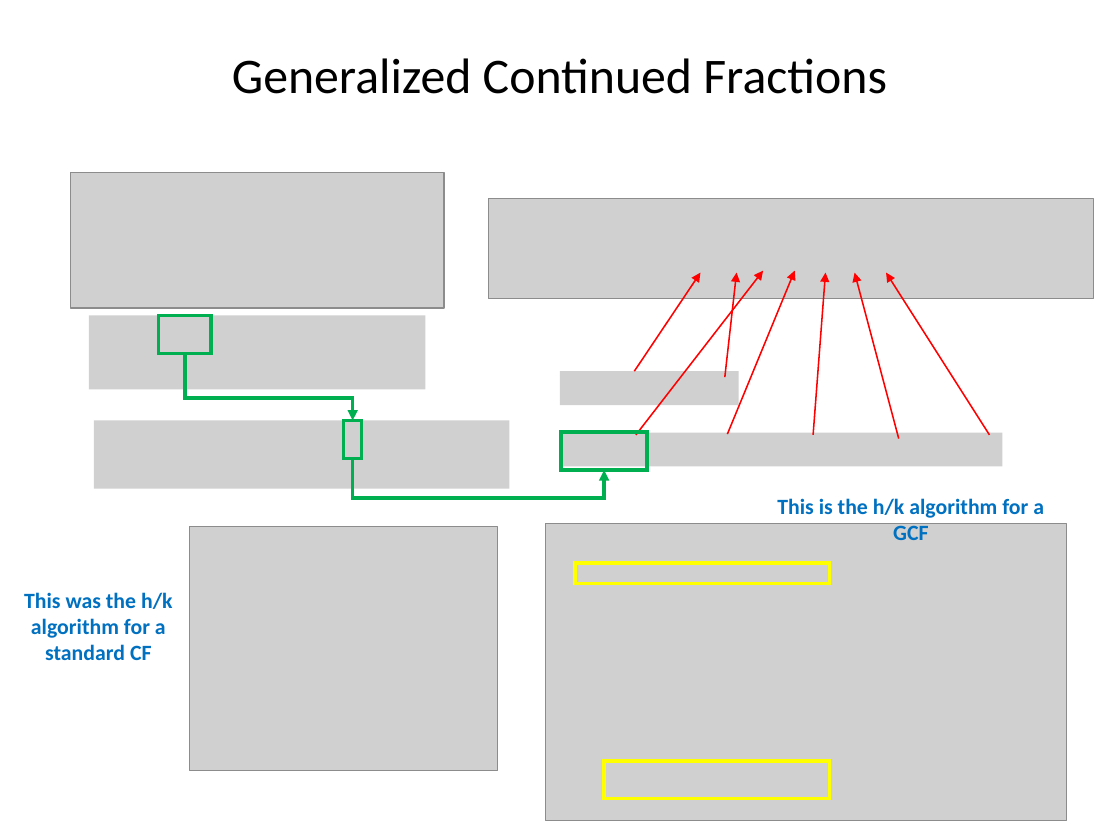
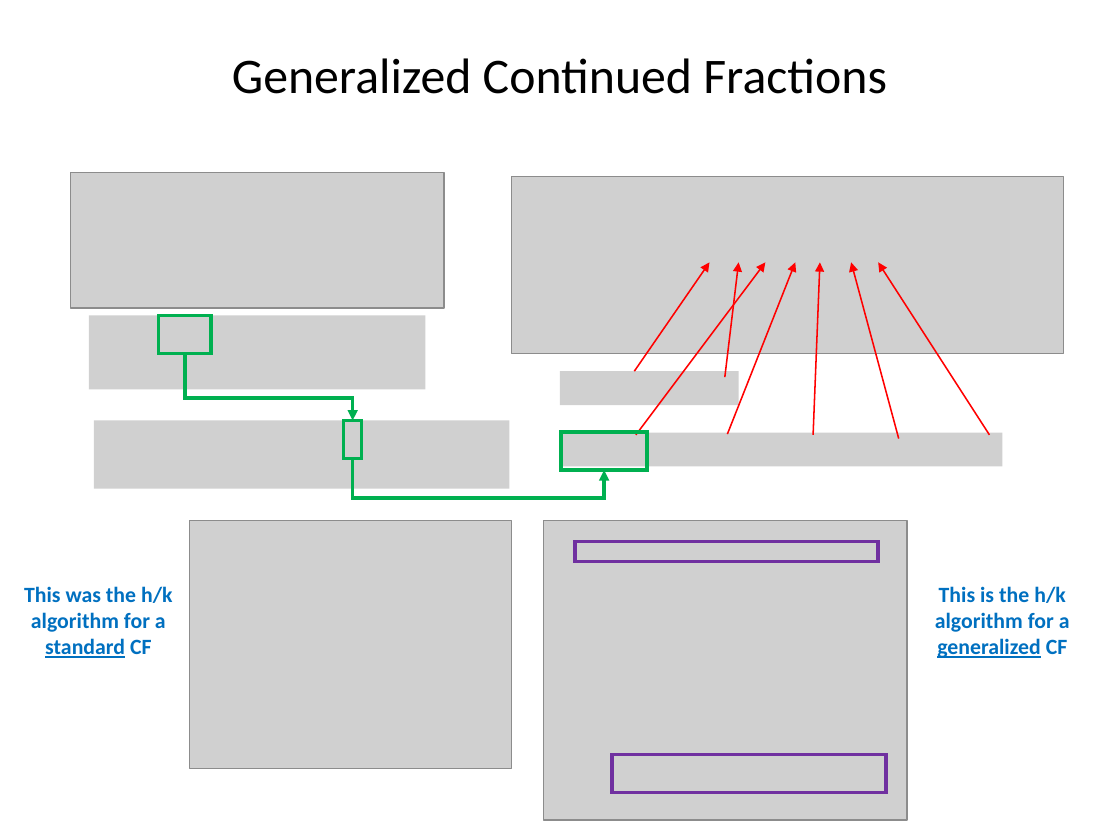
Before and after one commit to dbiersach/scicomp101, a slide deck: slide 29 of Session 19 - Continued Fractions/Session 19 - Continued Fractions.pptx. Drawn at 1120x840 pixels with LibreOffice and Linux fonts; fonts in the diff are those of the drawing; grey boxes stand for pictures. Boxes give left, top, right and bottom in pixels: in the first picture for what was removed or moved away, otherwise in the second. Text is boxed around its words. In the diff, an @@ line names an element or a change of style, - is before the commit and + after.

```diff
--- a/Session 19 - Continued Fractions/Session 19 - Continued Fractions.pptx
+++ b/Session 19 - Continued Fractions/Session 19 - Continued Fractions.pptx
@@ picture: place and size @@
-picture at [488, 198, 1093, 298]
+picture at [512, 176, 1064, 354]
@@ arrow moved from (634, 371) - (700, 272) to (634, 371) - (709, 262) @@
@@ arrow moved from (636, 435) - (763, 271) to (636, 435) - (765, 262) @@
@@ arrow moved from (725, 377) - (737, 272) to (725, 377) - (738, 262) @@
@@ arrow moved from (727, 435) - (795, 271) to (727, 435) - (795, 262) @@
@@ arrow moved from (813, 435) - (825, 272) to (813, 435) - (820, 262) @@
@@ arrow moved from (898, 439) - (855, 272) to (898, 439) - (851, 262) @@
@@ arrow moved from (989, 435) - (886, 272) to (989, 435) - (878, 262) @@
@@ picture: place and size @@
-picture at [189, 526, 497, 771]
+picture at [190, 521, 512, 769]
@@ picture: place and size @@
-picture at [545, 523, 1066, 821]
+picture at [544, 521, 907, 820]
@@ rectangle at [575, 541, 878, 561]: outline #FFFF00 2.25 pt to #7030A0 2.25 pt @@
@@ rectangle: place and size @@
-rectangle at [575, 563, 829, 584]
+rectangle at [575, 541, 878, 561]
@@ text "This was the h/k algorithm ..." at [24, 586, 173, 658]: underline on in "standard" @@
@@ text at [935, 586, 1070, 658]: text changed @@
-This is the h/k algorithm for a GCF
+This is the h/k algorithm for a generalized CF
@@ rectangle: place and size @@
-rectangle at [604, 760, 830, 799]
+rectangle at [612, 755, 886, 793]
@@ rectangle at [612, 755, 886, 793]: outline #FFFF00 2.25 pt to #7030A0 2.25 pt @@
```
Also in this commit, not shown: 2 other slides changed, 1 other file.
